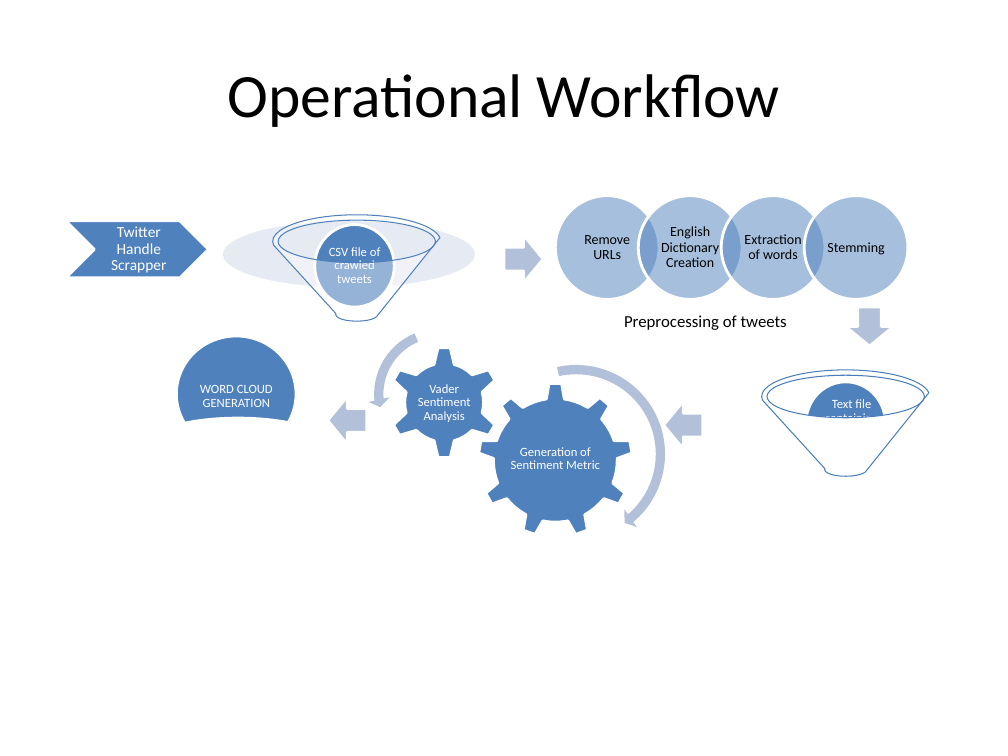
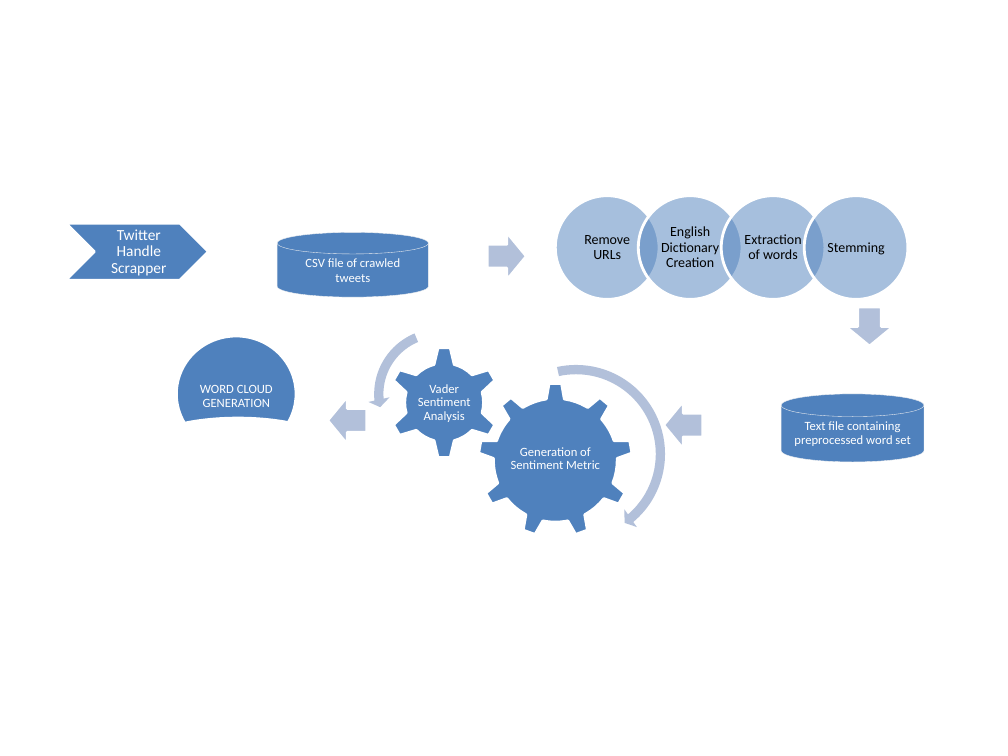
Before and after one commit to goyalneha269/sentiment, a slide deck: slide 3 of sentiment Analysis.pptx (slide 7 before the commit). Drawn at 1008x756 pixels with LibreOffice and Linux fonts; fonts in the diff are those of the drawing. Boxes give left, top, right and bottom in pixels: in the first picture for what was removed or moved away, otherwise in the second. Text is boxed around its words. In the diff, an @@ line names an element or a change of style, - is before the commit and + after.

```diff
--- a/sentiment Analysis.pptx
+++ b/sentiment Analysis.pptx
@@ title removed at bbox=[227, 74, 780, 127] @@
-Operational Workflow
@@ ellipse: place and size @@
-ellipse at bbox=[223, 221, 475, 287]
+ellipse at bbox=[221, 229, 473, 295]
@@ funnel removed at bbox=[273, 215, 442, 322] @@
@@ cylinder "CSV file of crawled tweets": place and size @@
-cylinder "CSV file of crawled tweets" at bbox=[329, 247, 381, 283]
+cylinder "CSV file of crawled tweets" at bbox=[277, 233, 428, 297]
@@ cylinder "CSV file of crawled tweets" at bbox=[277, 233, 428, 297]: line spacing 0.9 to 1; less space between paragraphs; fill none to #4F81BD; outline none to #F2F2F2 0.25 pt @@
@@ ellipse removed at bbox=[314, 225, 394, 307] @@
@@ down arrow: place and size @@
-down arrow at bbox=[504, 235, 543, 282]
+down arrow at bbox=[487, 233, 526, 280]
@@ text removed at bbox=[624, 315, 787, 330] @@
-Preprocessing of tweets
@@ funnel removed at bbox=[762, 370, 930, 477] @@
@@ ellipse removed at bbox=[806, 382, 886, 465] @@
@@ cylinder "Text file containing preprocessed word ...": place and size @@
-cylinder "Text file containing preprocessed word ..." at bbox=[825, 399, 878, 419]
+cylinder "Text file containing preprocessed word ..." at bbox=[781, 394, 924, 462]
@@ cylinder "Text file containing preprocessed word ..." at bbox=[781, 394, 924, 462]: fill none to #4F81BD; outline none to #F2F2F2 0.25 pt @@
```
Also in this commit, not shown: 1 other slide changed, 1 slide added, 8 slides removed.
